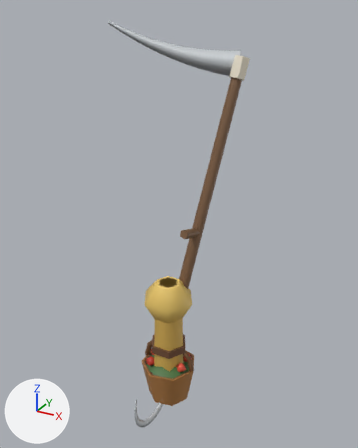
The glTF model src/assets/models/settler-tools.glb, before and after one commit.
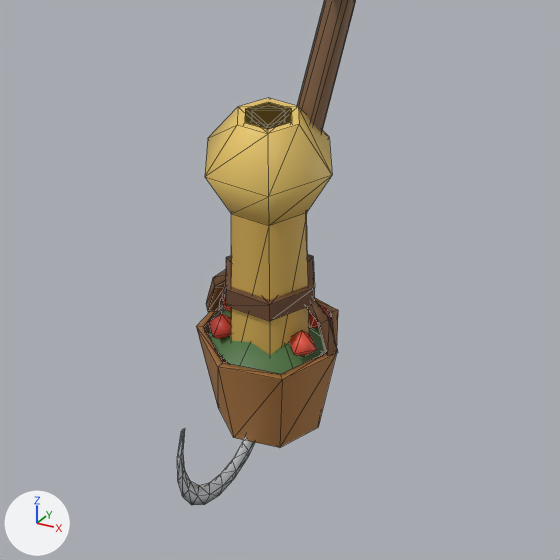
Old and new are each drawn whole from a 50 mm lens placed at (0.982, -1.685, 1.463), pointed at (-0.023, 0.143, 0.549) and again close up on the part from 19% to 77% of the width and 54% to 100% of the height. The lights are fixed; the arrows at lower left show +X, +Y and +Z. The last two pictures show the newer version. The close-ups show mesh edges as thin lines. Vertices at exactly the same position are counted once.

Names of what the first close-up shows: 'basket', 'basket_fill_2', 'basket_fill_3', 'scythe', 'sheaf_3', 'sickle' and 2 more.
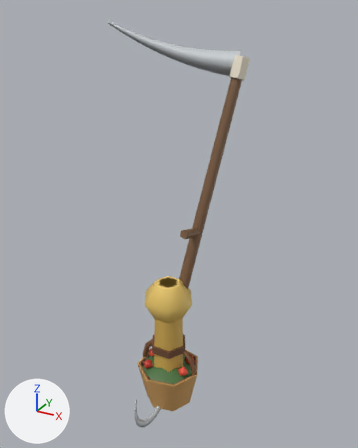
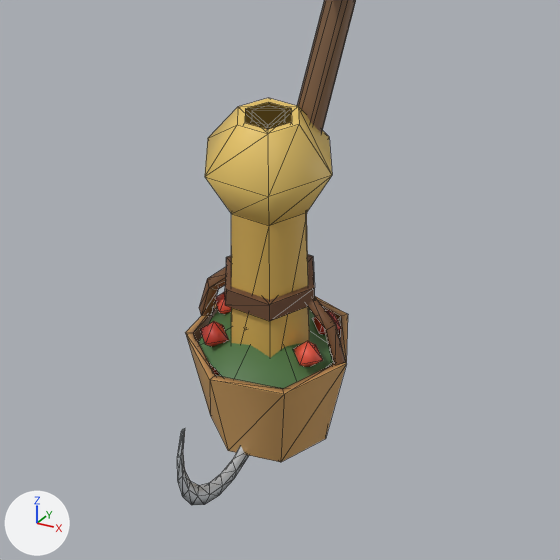
Pixel boxes [x1, y1, x2, y2] of what changed, in the close-ups (560 x 560 px; the box of a moved part takes in the faces that stretch with it):
```json
{"object": "basket", "change": "reshaped, recoloured", "before": [196, 270, 338, 448], "after": [185, 267, 348, 462], "on screen": "15% wider, 9% taller"}
{"object": "basket_fill_3", "change": "reshaped", "before": [208, 292, 333, 374], "after": [199, 292, 341, 388], "on screen": "13% wider, 17% taller"}
{"object": "basket_fill_2", "change": "reshaped", "before": [218, 353, 323, 364], "after": [209, 363, 332, 389], "on screen": "mostly hidden"}
{"part": 1, "of": "me_basket", "change": "moved or reshaped", "before": [196, 270, 338, 448], "after": [185, 267, 348, 462]}
{"part": 2, "of": "me_basket", "change": "recoloured", "before": [196, 270, 338, 379], "after": [186, 267, 348, 394]}
{"part": 3, "of": "me_basket", "change": "recoloured", "before": [196, 298, 338, 448], "after": [185, 296, 348, 462]}
{"part": 4, "of": "me_basket_fill_2", "change": "moved or reshaped", "before": [218, 353, 228, 364], "after": [209, 363, 220, 375], "on screen": "mostly hidden"}
{"part": 5, "of": "me_basket_fill_3", "change": "moved or reshaped", "before": [209, 308, 325, 374], "after": [199, 309, 333, 388]}
{"part": 6, "of": "me_basket_fill_3", "change": "moved or reshaped", "before": [208, 314, 231, 339], "after": [200, 321, 228, 347]}
{"part": 7, "of": "me_basket_fill_3", "change": "moved or reshaped", "before": [221, 292, 231, 311], "after": [215, 292, 231, 314], "on screen": "mostly hidden"}
{"part": 8, "of": "me_basket_fill_3", "change": "moved or reshaped", "before": [309, 305, 333, 329], "after": [312, 310, 341, 334]}
{"part": 9, "of": "me_basket_fill_3", "change": "moved or reshaped", "before": [289, 330, 317, 356], "after": [293, 341, 323, 367]}
```

Edits to the scene script, one JSON object a line:
```json
{"block": "me_basket", "where": "# used by ob_basket; location = (0.0, 0.0, 0.0)"}
{"op": "remove", "block": "me_basket", "code": "me_basket.from_pydata(...)  # 56 vertices, 100 faces; spans x -0.139..0.139, y -0.132..0.132, z -0.31..0.014"}
{"op": "add", "block": "me_basket", "code": "me_basket.from_pydata(...)  # 56 vertices, 100 faces; spans x -0.154..0.155, y -0.151..0.151, z -0.33..0.014"}
{"block": "me_basket", "change": "me_basket part 1: 52 of 56 vertices moved; they spanned x -0.139..0.139, y -0.132..0.132, z -0.31..-0.005 and now span x -0.154..0.155, y -0.151..0.151, z -0.33..-0.007; mean shift (0.0, 0.0, -0.013); largest move (0.1, 0.0, -0.31) -> (0.115, 0.0, -0.33)"}
{"block": "me_basket", "change": "me_basket part 2: 74 faces centred in x -0.128..0.128, y -0.115..0.106, z -0.298..0.003 are repainted in the vertex colours; the middle colour goes from brown #6e4a2a to brown #7a5232"}
{"block": "me_basket", "change": "me_basket part 3: 26 faces centred in x -0.117..0.113, y -0.112..0.118, z -0.31..-0.125 are repainted in the vertex colours; the middle colour goes from brown #b07a42 to orange #d0a060"}
{"block": "me_basket_fill_2", "where": "# used by ob_basket_fill_2; location = (0.0, 0.0, 0.0)"}
{"op": "remove", "block": "me_basket_fill_2", "code": "me_basket_fill_2.from_pydata(...)  # 44 vertices, 60 faces; spans x -0.105..0.104, y -0.107..0.106, z -0.194..-0.124"}
{"op": "add", "block": "me_basket_fill_2", "code": "me_basket_fill_2.from_pydata(...)  # 44 vertices, 60 faces; spans x -0.121..0.121, y -0.124..0.119, z -0.214..-0.144"}
{"block": "me_basket_fill_2", "change": "me_basket_fill_2 part 4: the loose piece of 6 vertices spanning x -0.085..-0.033, y -0.08..-0.028, z -0.194..-0.142 is moved by (-0.01, -0.009, -0.02)"}
{"block": "me_basket_fill_2", "change": "other edits to the shape of me_basket_fill_2 do not show in these pictures"}
{"block": "me_basket_fill_3", "where": "# used by ob_basket_fill_3; location = (0.0, 0.0, 0.0)"}
{"op": "remove", "block": "me_basket_fill_3", "code": "me_basket_fill_3.from_pydata(...)  # 68 vertices, 92 faces; spans x -0.116..0.114, y -0.117..0.117, z -0.135..-0.041"}
{"op": "add", "block": "me_basket_fill_3", "code": "me_basket_fill_3.from_pydata(...)  # 68 vertices, 92 faces; spans x -0.133..0.133, y -0.137..0.132, z -0.15..-0.052"}
{"block": "me_basket_fill_3", "change": "me_basket_fill_3 part 5: the loose piece of 8 vertices spanning x -0.114..0.114, y -0.117..0.106, z -0.135..-0.06 is scaled about its middle by (1.17, 1.17, 1.07), then moved by (0.0, -0.001, -0.012)"}
{"block": "me_basket_fill_3", "change": "me_basket_fill_3 part 6: the loose piece of 6 vertices spanning x -0.095..-0.035, y -0.089..-0.029, z -0.134..-0.074 is moved by (-0.011, -0.01, -0.014)"}
{"block": "me_basket_fill_3", "change": "me_basket_fill_3 part 7: the loose piece of 6 vertices spanning x -0.116..-0.056, y -0.015..0.045, z -0.134..-0.074 is moved by (-0.015, 0.003, -0.014)"}
{"block": "me_basket_fill_3", "change": "me_basket_fill_3 part 8: the loose piece of 6 vertices spanning x 0.044..0.104, y 0.017..0.077, z -0.134..-0.074 is moved by (0.013, 0.008, -0.014)"}
{"block": "me_basket_fill_3", "change": "me_basket_fill_3 part 9: the loose piece of 6 vertices spanning x 0.052..0.112, y -0.06..0.0, z -0.134..-0.074 is moved by (0.014, -0.005, -0.014)"}
{"block": "me_basket_fill_3", "change": "other edits to the shape of me_basket_fill_3 do not show in these pictures"}
```
